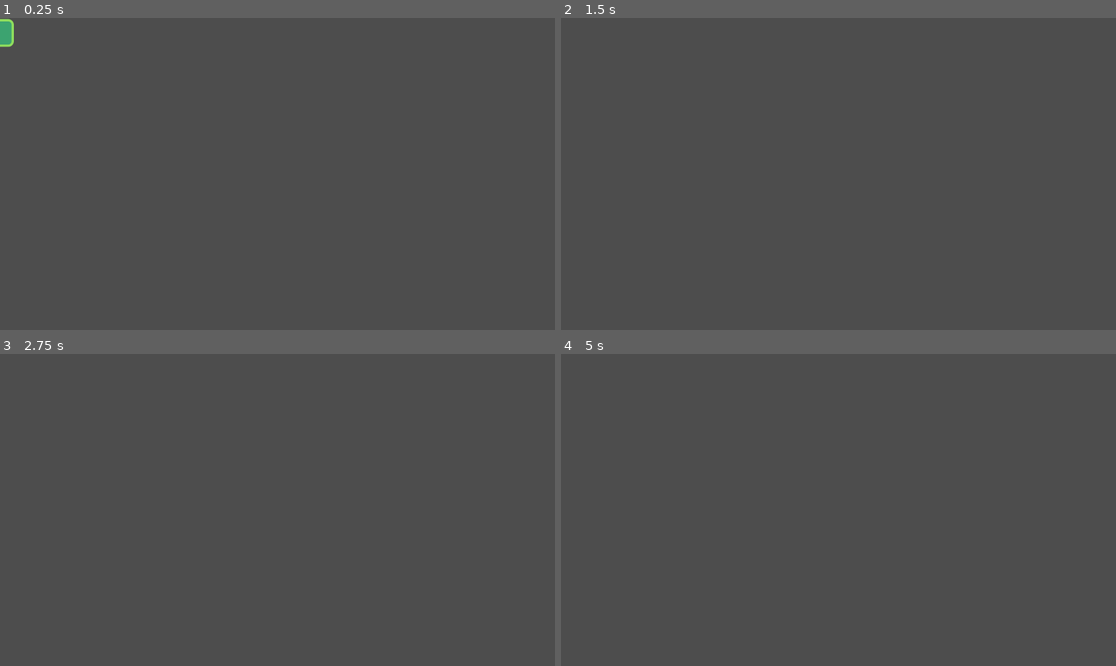
Above: before the commit, frames 1-4 (two rows, left to right).
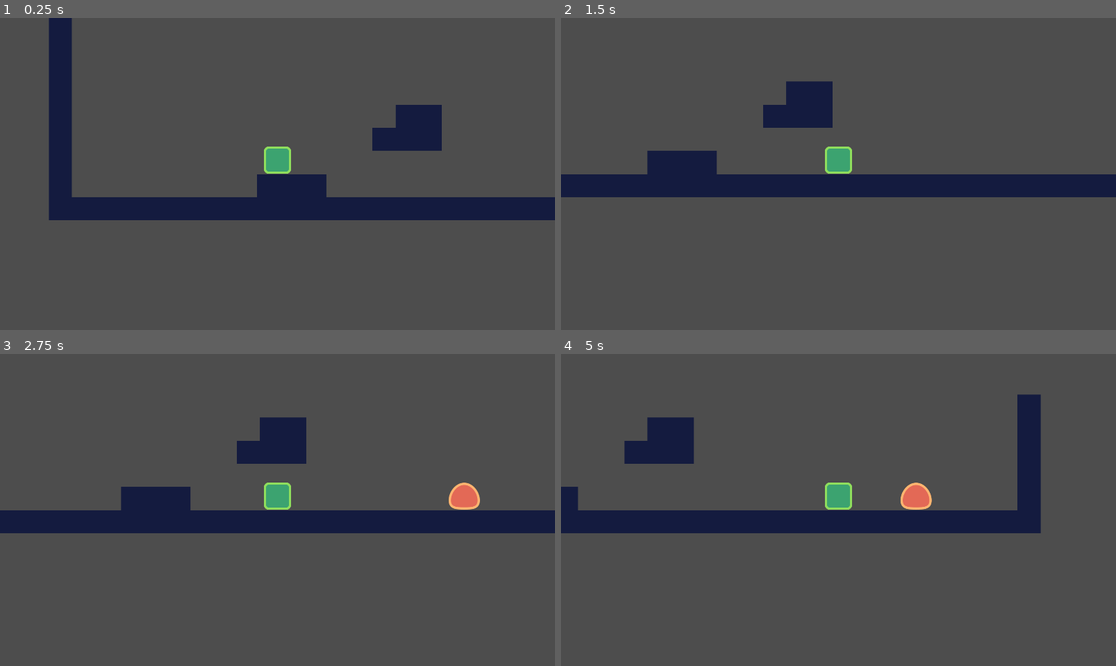
Above: after the commit, the same moments.

Repository: jmalensen/Platform-godot
Game: Godot game, scene res://src/Levels/Level_template.tscn
Two runs of this game, one before a commit and one after it. Both use one fixed random seed, a clock stepped at 60 frames per second and the inputs below. Before the commit the project starts from res://src/Actors/Player.tscn.
Inputs:
- Up to frame 1 (0.25 s): no input
- Up to frame 2 (1.5 s): hold Right (move_right) from 0.53 s (still down); tap W (jump) at 0.77 s
- Up to frame 3 (2.75 s): tap W (jump) at 1.52 s; release Right (move_right) at 2.03 s; hold Left (move_left) from 2.03 s (still down)
- Up to frame 4 (5 s): release Left (move_left) at 2.78 s; hold Right (move_right) 2.78-4.28 s; tap W (jump) at 3.02, 3.77, 4.52 s; hold Left (move_left) from 4.28 s (still down)

The runs differ from the first frame. In frame 1, 12% of the frame differs, in the area x 0-100%, y 0-65%; in frame 2, 10%; in frame 3, 11%; in frame 4, 11%.

Commit message:
Update enemy

Diff:
--- a/project.godot
+++ b/project.godot
@@ -11,7 +11,7 @@
 [application]
 
 config/name="Platformer"
-run/main_scene="res://src/Actors/Player.tscn"
+run/main_scene="res://src/Levels/Level_template.tscn"
 config/features=PackedStringArray("4.0", "Forward Plus")
 config/icon="res://icon.svg"
 
--- a/src/Actors/Enemy.tscn
+++ b/src/Actors/Enemy.tscn
@@ -17,5 +17,10 @@
 texture = ExtResource("2_hpkwk")
 
 [node name="CollisionShape2D" type="CollisionShape2D" parent="."]
+visible = false
 position = Vector2(0, -37)
 shape = SubResource("RectangleShape2D_734qr")
+
+[node name="VisibleOnScreenEnabler2D" type="VisibleOnScreenEnabler2D" parent="."]
+position = Vector2(0, -11)
+rect = Rect2(-50, -50, 100, 60)
--- a/src/Actors/Player.tscn
+++ b/src/Actors/Player.tscn
@@ -18,3 +18,5 @@
 [node name="CollisionShape2D" type="CollisionShape2D" parent="."]
 position = Vector2(0, -45)
 shape = SubResource("RectangleShape2D_734qr")
+
+[node name="Camera2D" type="Camera2D" parent="."]
--- a/src/Levels/Level_template.tscn
+++ b/src/Levels/Level_template.tscn
@@ -12,7 +12,7 @@
 layer_0/tile_data = PackedInt32Array(458748, 0, 0, 393212, 0, 0, 327676, 0, 0, 131068, 0, 0, 196604, 0, 0, 262140, 0, 0 …(728 unchanged characters)…
 
 [node name="Player" parent="." instance=ExtResource("2_qdcqa")]
-position = Vector2(95, 727)
+position = Vector2(471, 898)
 
 [node name="Enemy" parent="." instance=ExtResource("3_2xv01")]
-position = Vector2(1977, 673)
+position = Vector2(2080, 910)
Not shown, changed: export_presets.cfg
